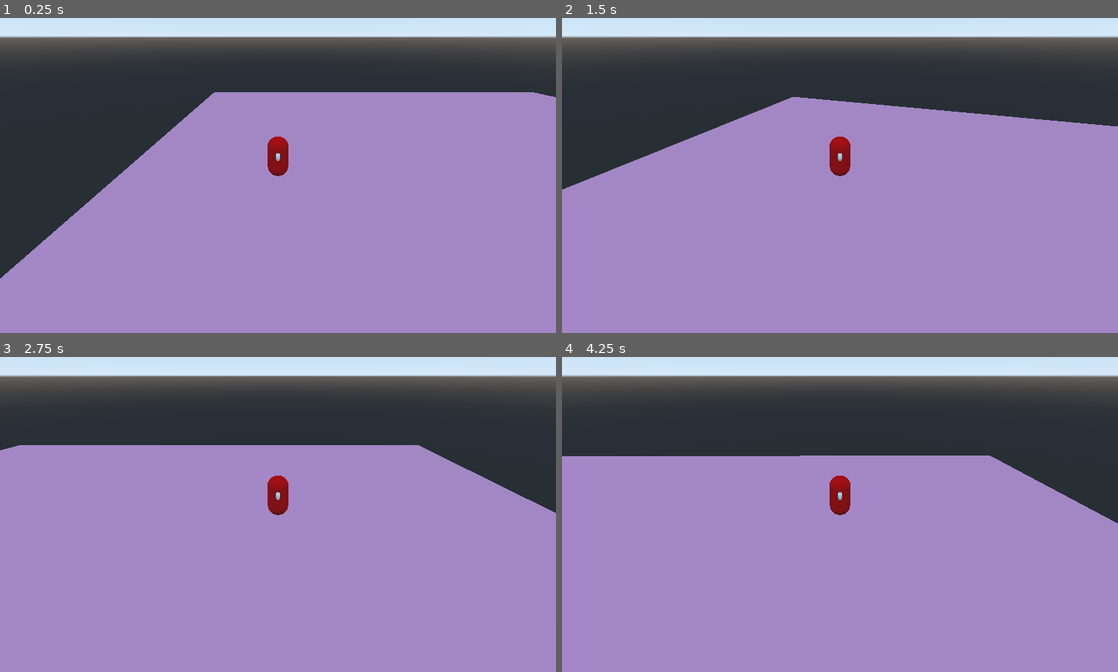
Above: before the commit, frames 1-4 (two rows, left to right).
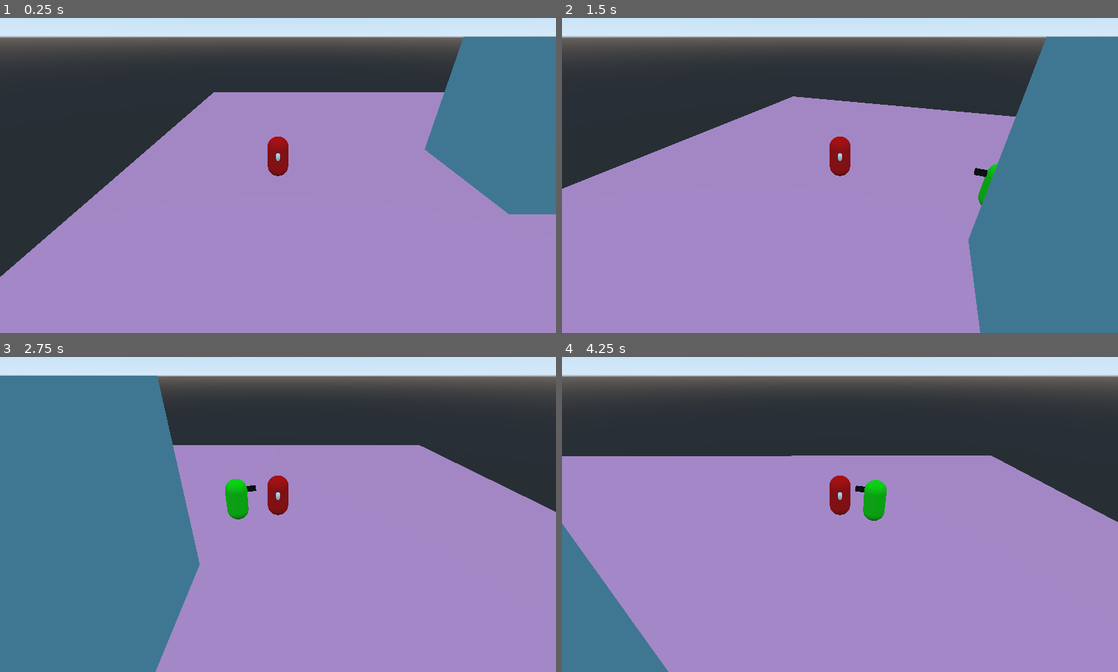
Above: after the commit, the same moments.

Repository: EispriStic/HumanZ
Game: Godot game, scene res://Scenes/TestWorld.tscn
Two runs of this game, one before a commit and one after it. Both use one fixed random seed, a clock stepped at 60 frames per second and the inputs below.
Inputs:
- Up to frame 1 (0.25 s): no input
- Up to frame 2 (1.5 s): tap Enter at 0.5 s; hold Right (ui_right) 0.53-1.28 s; tap Q (camera_left) at 0.6 s; hold Down (ui_down) from 1.28 s (still down); tap E (camera_right) at 1.35 s
- Up to frame 3 (2.75 s): release Down (ui_down) at 2.03 s; hold Right (ui_right) from 2.03 s (still down); tap Q (camera_left) at 2.1 s
- Up to frame 4 (4.25 s): release Right (ui_right) at 2.78 s; hold Up (ui_up) 2.78-3.53 s; tap E (camera_right) at 2.85 s; hold Left (ui_left) from 3.53 s (still down); tap Q (camera_left) at 3.6 s

The runs differ from the first frame. In frame 1, 11% of the frame differs, in the area x 0-100%, y 5-83%; in frame 2, 21%; in frame 3, 31%, in the area x 0-100%, y 5-100%; in frame 4, 5.1%.

Commit message:
ZOMBIE - Vue bloquée par batiment

Diff:
--- a/Scenes/Joueur.tscn
+++ b/Scenes/Joueur.tscn
@@ -14,7 +14,7 @@
 [sub_resource type="CapsuleShape" id=4]
 radius = 0.5
 
-[node name="Joueur" type="KinematicBody"]
+[node name="Joueur" type="KinematicBody" groups=["Joueur"]]
 collision_mask = 6
 script = ExtResource( 1 )
 
--- a/Scenes/TestWorld.tscn
+++ b/Scenes/TestWorld.tscn
@@ -8,28 +8,53 @@
 
 [sub_resource type="CubeMesh" id=2]
 material = SubResource( 1 )
+size = Vector3( 40, 2, 40 )
 
-[sub_resource type="ConvexPolygonShape" id=3]
-points = PoolVector3Array( 1, 1, 1, 1, 1, -1, -1, 1, 1, 1, -1, 1, 1, -1, -1, -1, 1, -1, -1, -1, 1, -1, -1, -1 )
+[sub_resource type="BoxShape" id=5]
+extents = Vector3( 20, 1, 20 )
+
+[sub_resource type="SpatialMaterial" id=3]
+albedo_color = Color( 0.509804, 0.752941, 0.823529, 1 )
+
+[sub_resource type="CubeMesh" id=4]
+material = SubResource( 3 )
+size = Vector3( 6, 6, 6 )
+
+[sub_resource type="BoxShape" id=6]
+extents = Vector3( 3, 3, 3 )
 
 [node name="TestWorld" type="Node"]
 
 [node name="Joueur" parent="." instance=ExtResource( 1 )]
 transform = Transform( 1, 0, 0, 0, 1, 0, 0, 0, 1, 12, 0, 0 )
 
-[node name="StaticBody" type="StaticBody" parent="."]
+[node name="Ground" type="StaticBody" parent="."]
 collision_layer = 4
 collision_mask = 3
 
-[node name="Ground" type="MeshInstance" parent="StaticBody"]
-transform = Transform( 20, 0, 0, 0, 1, 0, 0, 0, 20, 0, -1, 0 )
+[node name="Mesh" type="MeshInstance" parent="Ground"]
+transform = Transform( 1, 0, 0, 0, 1, 0, 0, 0, 1, 0, -1, 0 )
 mesh = SubResource( 2 )
 skeleton = NodePath("../..")
 material/0 = null
 
-[node name="CollisionShape" type="CollisionShape" parent="StaticBody"]
-transform = Transform( 20, 0, 0, 0, 1, 0, 0, 0, 20, 0, -1, 0 )
-shape = SubResource( 3 )
+[node name="CollisionShape" type="CollisionShape" parent="Ground"]
+transform = Transform( 1, 0, 0, 0, 1, 0, 0, 0, 1, 0, -1, 0 )
+shape = SubResource( 5 )
+
+[node name="House" type="StaticBody" parent="."]
+collision_layer = 4
+collision_mask = 3
+
+[node name="Mesh" type="MeshInstance" parent="House"]
+transform = Transform( 1, 0, 0, 0, 1, 0, 0, 0, 1, 0, 3, 0 )
+mesh = SubResource( 4 )
+skeleton = NodePath("../..")
+material/0 = null
+
+[node name="CollisionShape" type="CollisionShape" parent="House"]
+transform = Transform( 1, 0, 0, 0, 1, 0, 0, 0, 1, 0, 3, 0 )
+shape = SubResource( 6 )
 
 [node name="Zombie" parent="." instance=ExtResource( 2 )]
-transform = Transform( 1, 0, 0, 0, 1, 0, 0, 0, 1, 0, 0, -11 )
+transform = Transform( 1, 0, 0, 0, 1, 0, 0, 0, 1, 0, 0, 5 )
--- a/Scripts/Classes/Joueur.gd
+++ b/Scripts/Classes/Joueur.gd
@@ -1,6 +1,6 @@
 extends KinematicBody
+
 export (float) var speed:float = 10
-
 var velocity_y := 0.0
 var restRot = rotation.y
 
@@ -22,6 +22,8 @@
 
 	if not is_on_floor():
 		velocity_y -= Global.gravity * delta
+	else:
+		velocity_y = 0.0
 
 	var velocity = Vector3(
 		direction_ground.x * speed,
--- a/Scripts/Classes/Zombie.gd
+++ b/Scripts/Classes/Zombie.gd
@@ -2,15 +2,26 @@
 
 export(int) var speed = 5
 var cible = null
+var velocity_y := 0.0
 
-func _physics_process(_delta):
+func _physics_process(delta):
 	if cible != null :
-		var vec = cible.translation
-		vec.y = $Vue.translation.y
-		$Vue.look_at(vec, Vector3.UP)
+		var space_state = get_world().direct_space_state
+		# use global coordinates, not local to node
 
-		var direction = translation.direction_to(cible.translation) * speed
-		move_and_slide(direction, Vector3.UP)
+		var result = space_state.intersect_ray(get_node("CollisionShape").global_transform.origin, cible.get_node("CollisionShape").global_transform.origin, [self])
+		if not result.empty() && result.collider.is_in_group("Joueur"):
+			var vec = cible.translation
+			vec.y = $Vue.translation.y
+			$Vue.look_at(vec, Vector3.UP)
+
+			var direction = translation.direction_to(cible.translation) * speed
+			if not is_on_floor():
+				velocity_y -= Global.gravity * delta
+				direction.y = velocity_y
+			else:
+				velocity_y = 0.0
+			move_and_slide(direction, Vector3.UP)
 
 #		for i in range(0, get_slide_count()):
 #			var collider = get_slide_collision(i)
@@ -19,7 +30,6 @@
 
 func _on_Vue_body_entered(body):
 	cible = body
-	print_debug(body)
 
 func _on_Vue_body_exited(body):
 	cible = null
Not shown: 1 places in Scenes/TestWorld.tscn that only renumber resources
